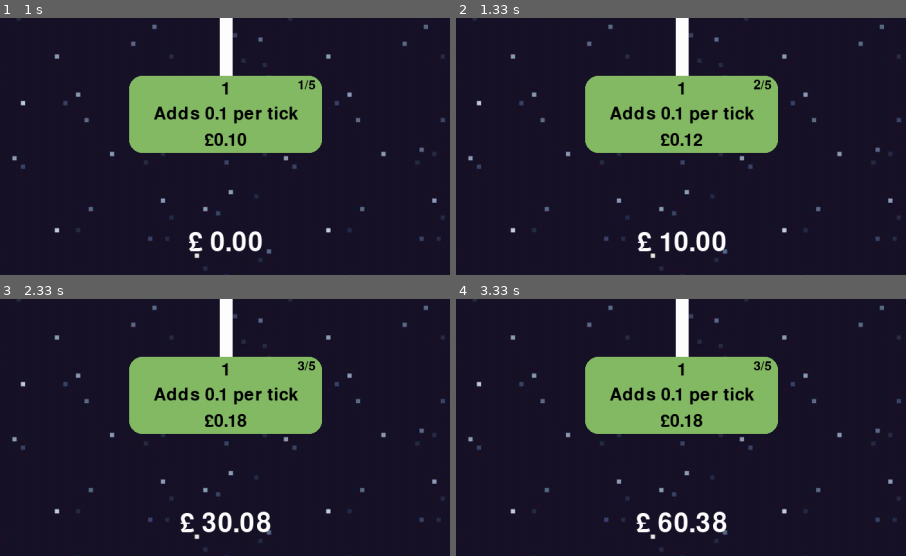
Above: before the commit, frames 1-4 (two rows, left to right).
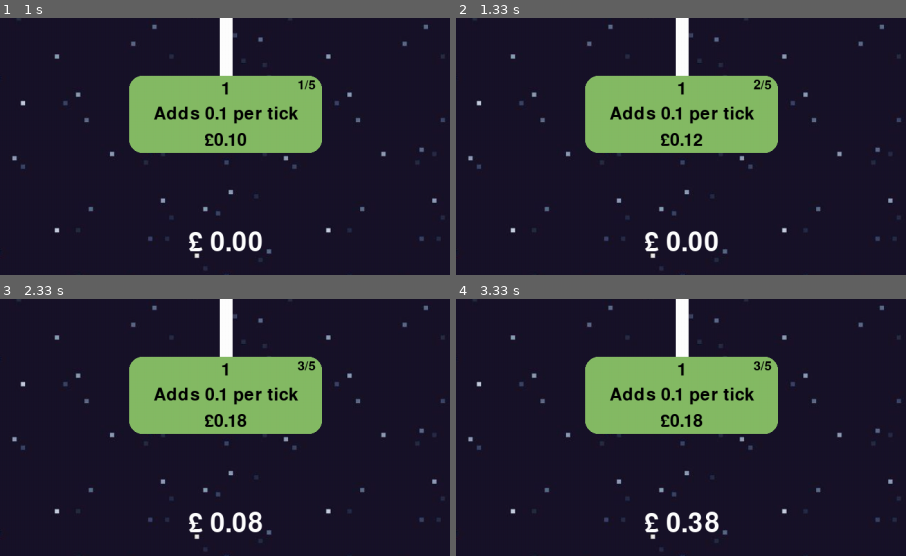
Above: after the commit, the same moments.

Repository: The-Anti/Pygame-Project
Game: pygame game, started from Project/Project.py
Two runs of this game, one before a commit and one after it. Both use one fixed random seed, a clock stepped at 60 frames per second and the inputs below.
Inputs (mouse positions are % of the whole screen's width and height, from its top left):
- Up to frame 1 (1 s): press the mouse at (39, 69) at 0.37 s; move the mouse to (43, 46) at 0.47 s; release the mouse at (46, 23) at 0.6 s
- Up to frame 2 (1.33 s): click (50, 62) at 1.22 s
- Up to frame 3 (2.33 s): press the mouse at (39, 69) at 2.03 s; move the mouse to (43, 47) at 2.13 s; release the mouse at (46, 26) at 2.27 s
- Up to frame 4 (3.33 s): no input
The pictures show only the part of the screen within x 14-64%, y 50-100%; the shares and areas given below are measured in that part.

Frame 1 is identical in both runs. In frame 2, 1.0% of the frame differs, in the area x 40-60%, y 82-92%; in frame 3, 1.0%; in frame 4, 1.1%, in the area x 40-61%, y 82-92%.

Commit message:
Update Project.py
literally removed a 1

Diff:
--- a/Project/Project.py
+++ b/Project/Project.py
@@ -398,7 +398,7 @@
 #Type = add (additive), mult (multiplicitive), exp (exponential), tick (changes ticks per second [input in ms])
 #-------------------------------------------------------------------------------
 # £ MONEY BUTTONS
-moneyUp1 = button(300, 120, 550, 550, moneyGreen, 1, 'Adds 0.1 per tick', subText, 'add', 10.1, 0, 5, price_func=b1Func)
+moneyUp1 = button(300, 120, 550, 550, moneyGreen, 1, 'Adds 0.1 per tick', subText, 'add', 0.1, 0, 5, price_func=b1Func)
 moneyUp2 = button(300,120,550,325, moneyGreen, 2, 'Multiplies money by \n        0.02 per tick', subberText, 'mult',0.02,1,5, price_func=b2Func, prevButton=1)       #Don't forget to THREAD EACH BUTTON
 moneyUp3 = button(300,120,550,100, moneyGreen,3, 'Add 0.5 per tick', subText, 'add', 0.5, 3, 10, price_func = snowball, prevButton=2)            #And to ADD THE CLICK DETECTION AND DRAW THE BUTTON IN THE WHILE LOOP
 moneyUp4 = button(300,120,200,-125, moneyGreen,4, 'Multiplies money by \n    0.05 per tick', subberText, 'mult', 0.1, 8, 10, price_func=default, prevButton=3)            #And to ADD THE CLICK DETECTION AND DRAW THE BUTTON IN THE WHILE LOOP
